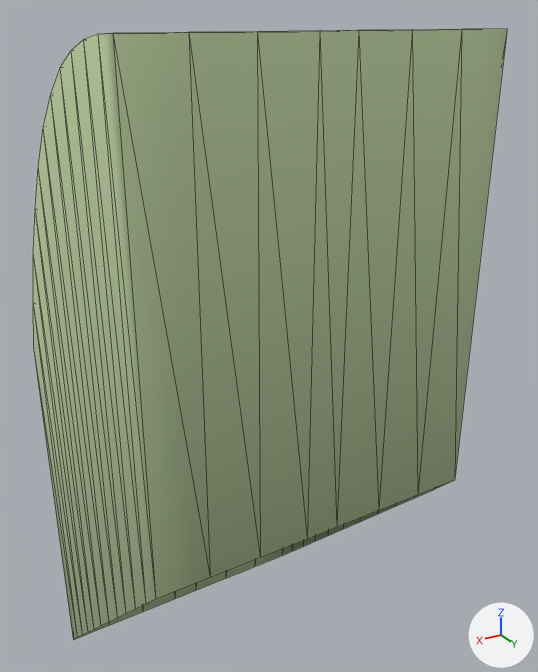
Renders of the glTF model ground/ground-ramp-31.glb from each side of a commit.
Camera for both pictures: a 50 mm camera at (1.0, 1.88, 1.03) aimed at (-0.14, -0.03, 0.07). Every picture has the same lights, and +X, +Y and +Z are marked at lower right. The older version comes first. Mesh edges are drawn as thin lines.

In view in the first picture: 'ground-ramp-31'.
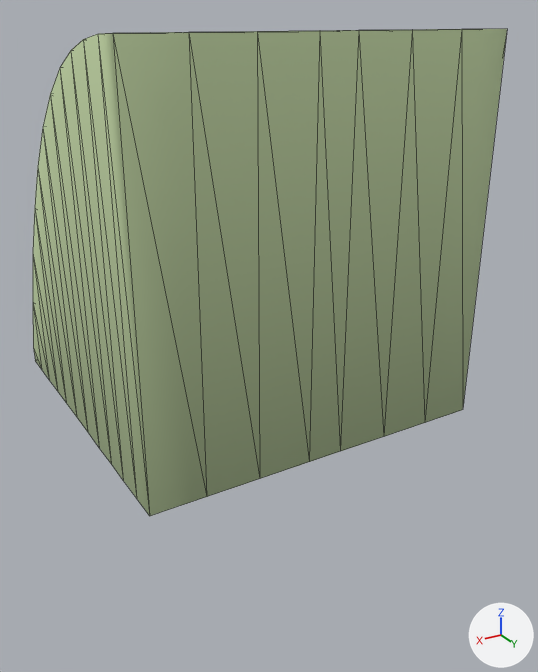
What differs and where, as boxes (x1, y1, x2, y2) in the pictures (538 x 672 px):
'ground-ramp-31', reshaped (20% shorter)
    before: (33, 29, 507, 640)
    after: (33, 29, 507, 516)

Patch to the scene script:
```diff
--- a/ground/ground-ramp-31.glb.py
+++ b/ground/ground-ramp-31.glb.py
@@ me_ground_ramp_31 @@
 # used by ob_ground_ramp_31; location = (0.0, 0.0, 0.0)
-me_ground_ramp_31.from_pydata(...)  # 132 vertices, 226 faces; spans x -0.5..0.5, y -0.5..0.5, z -1.3..1.0
+me_ground_ramp_31.from_pydata(...)  # 132 vertices, 226 faces; spans x -0.5..0.5, y -0.5..0.5, z -0.05..1.0
+# me_ground_ramp_31 part 1: all 36 vertices in x -0.5..0.5, y -0.5..0.5, z -1.3..-0.3 are scaled about their middle by (1, 1, 0), then moved by (0.0, 0.0, 0.75)
 me_ground_ramp_31.materials.append(mat_ground)
```
